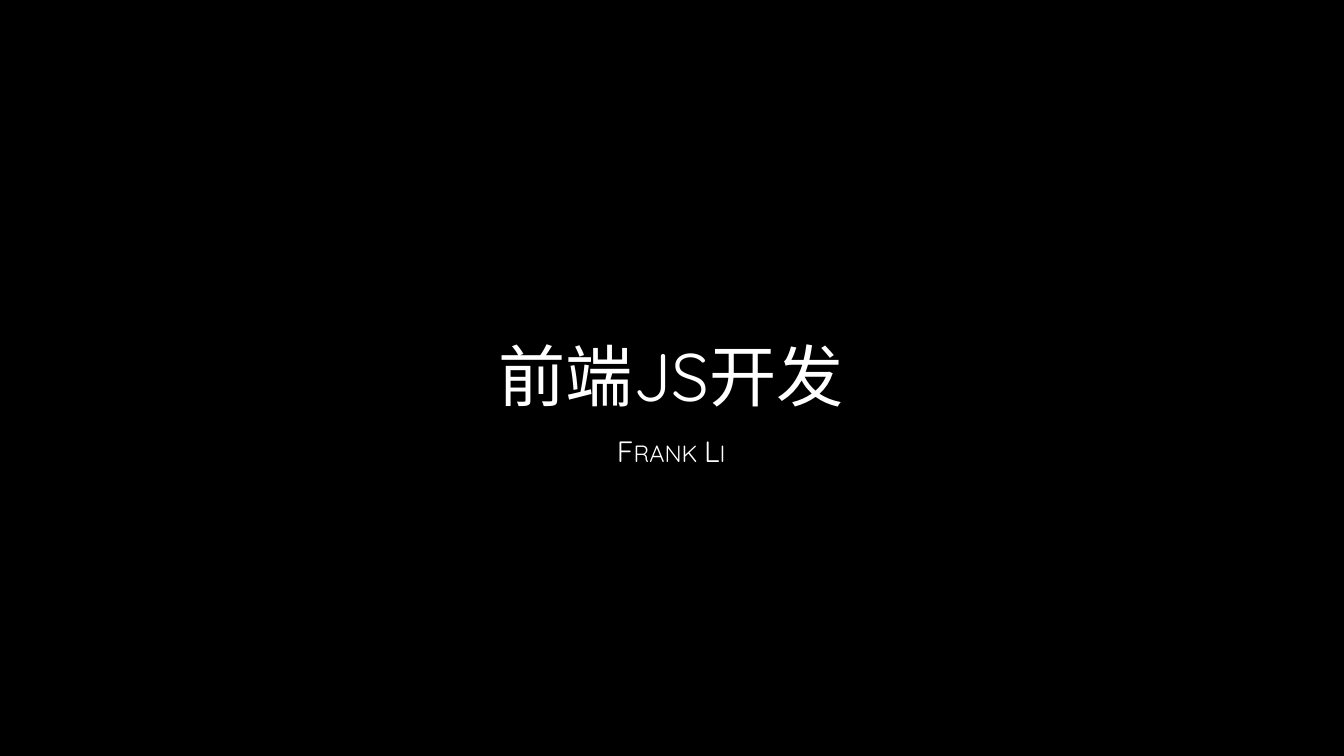
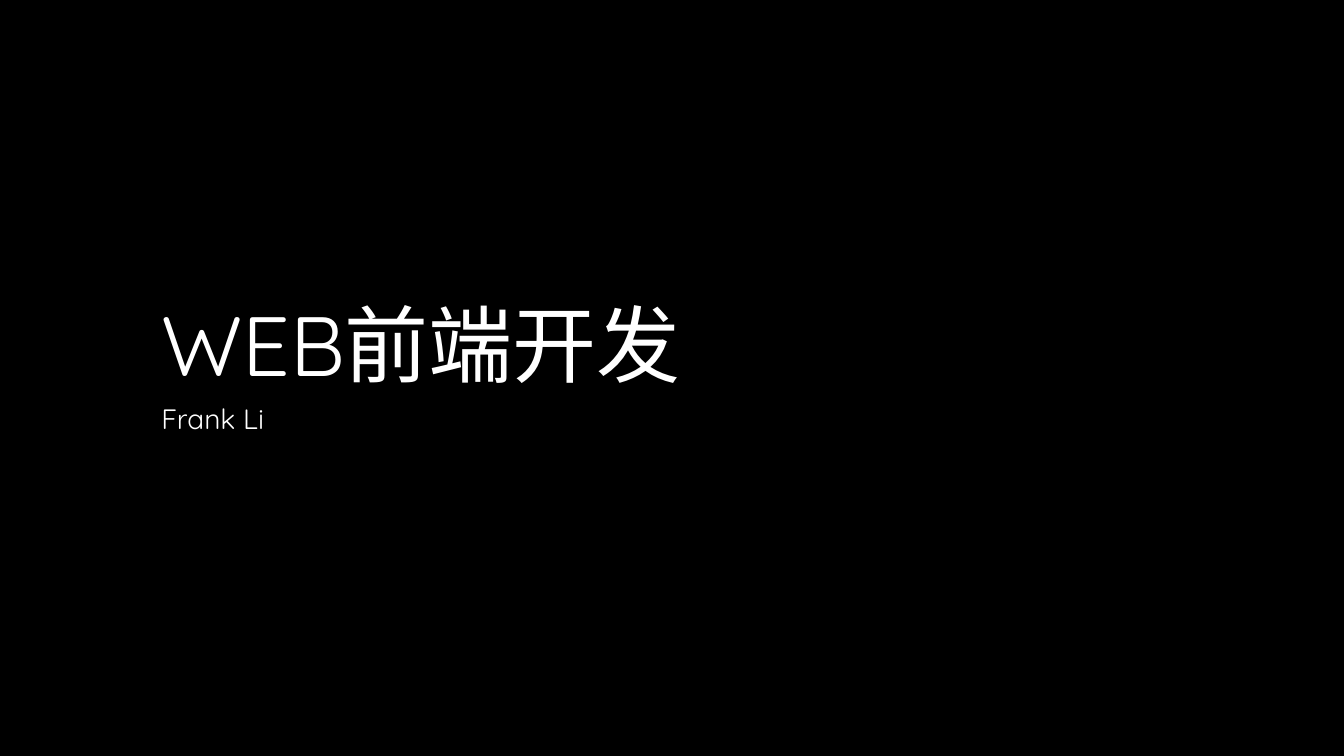
Before and after one commit to lee813/ECVFrontend, a slide deck: slide 2 of 前端课程.pptx. Drawn at 1344x756 pixels with LibreOffice and Linux fonts; fonts in the diff are those of the drawing; background and template pictures are left out. Boxes give left, top, right and bottom in pixels: in the first picture for what was removed or moved away, otherwise in the second. Text is boxed around its words. In the diff, an @@ line names an element or a change of style, - is before the commit and + after.

```diff
--- a/前端课程.pptx
+++ b/前端课程.pptx
@@ title at <box>161,305,681,383</box>: text changed; size 48 to 60 pt; text colour gradient #FFFFFF to #A6A6A6 to #FFFFFF @@
-前端JS开发
+WEB前端开发
@@ subtitle "Frank Li": place and size @@
-subtitle "Frank Li" at <box>193,429,1149,638</box>
+subtitle "Frank Li" at <box>161,408,264,430</box>
@@ subtitle "Frank Li" at <box>161,408,264,430</box>: size 21 to 20 pt, text colour gradient #FFFFFF to #BFBFBF to #FFFFFF, small capitals off; alignment centre to left; line spacing 1 to 0.9 @@
```
Also in this commit, not shown: 39 other slides changed, 5 slides added, 2 slides removed.
